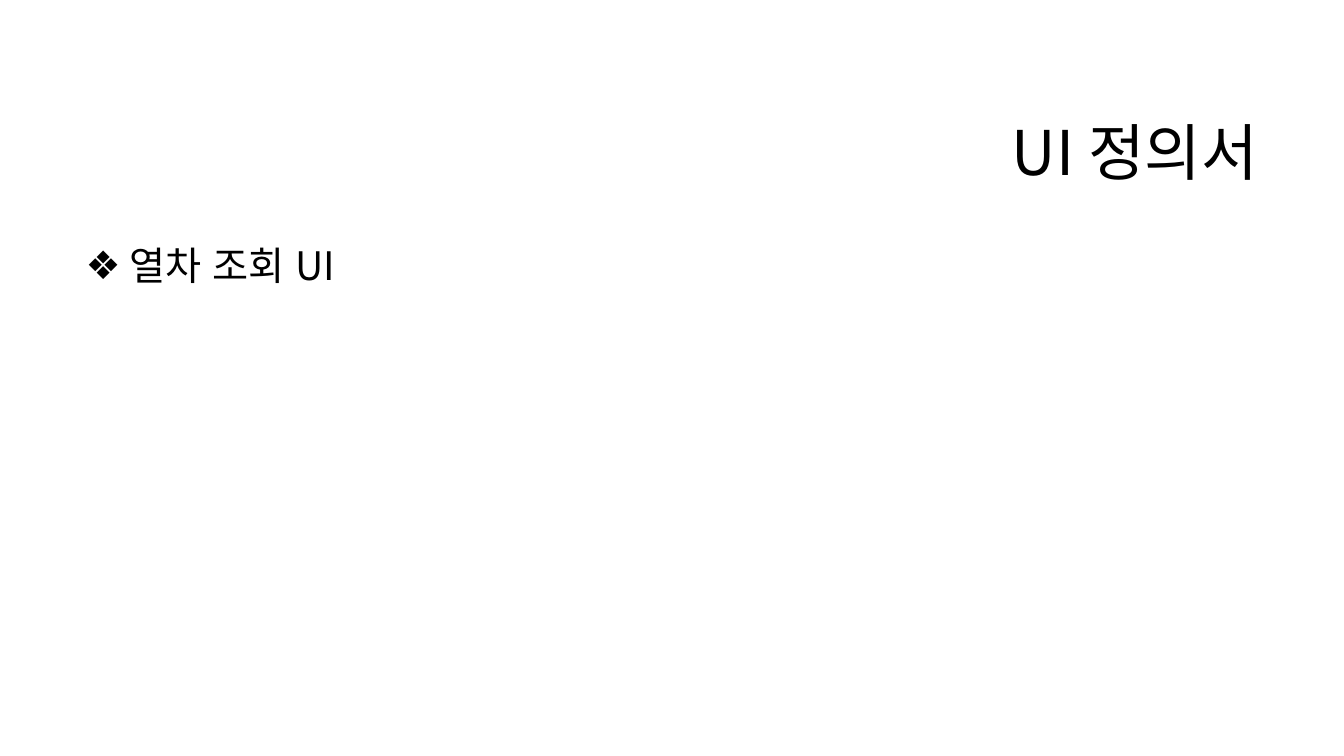
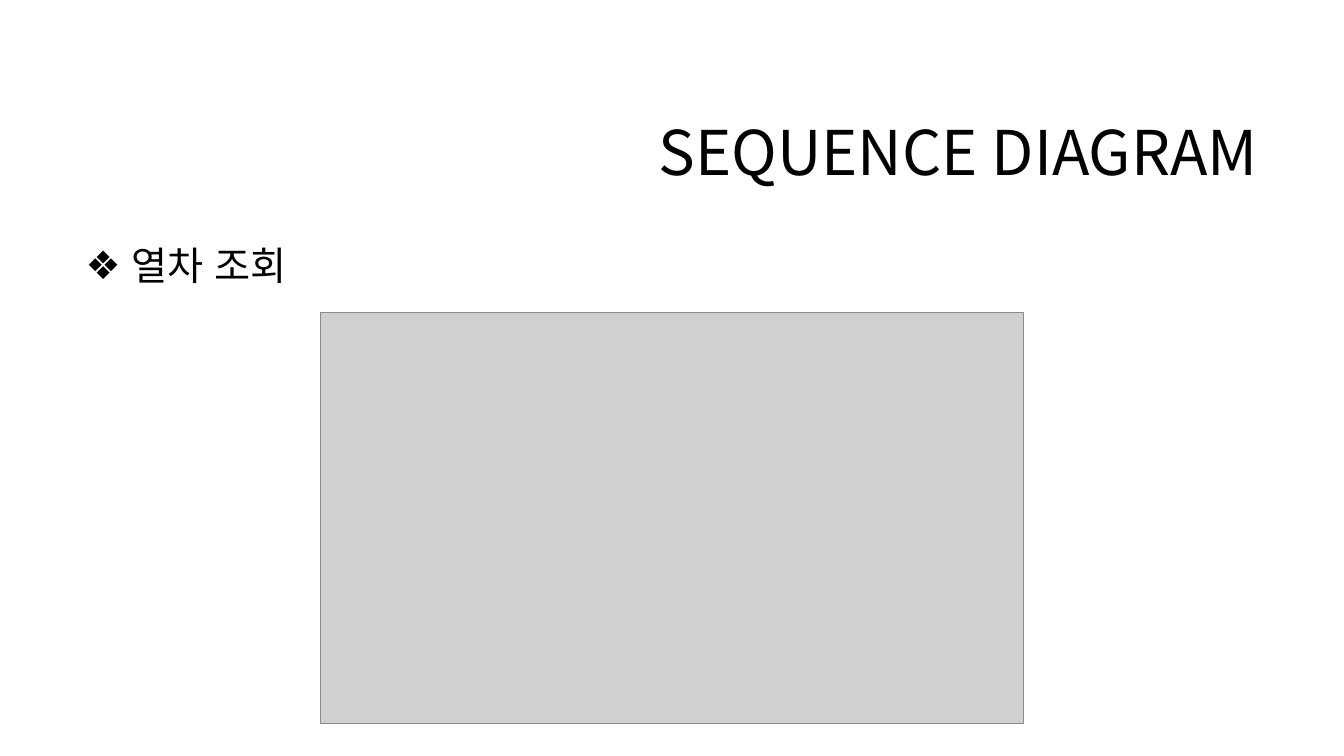
Before and after one commit to eeeeyeot/JAVATrainTicketing, a slide deck: slide 15 of 작업한 내용/기차 예매 프로그램 최종 발표.pptx (slide 16 before the commit). Drawn at 1344x756 pixels with LibreOffice and Linux fonts; fonts in the diff are those of the drawing; grey boxes stand for pictures; background and template pictures are left out. Boxes give left, top, right and bottom in pixels: in the first picture for what was removed or moved away, otherwise in the second. Text is boxed around its words. In the diff, an @@ line names an element or a change of style, - is before the commit and + after.

```diff
--- a/작업한 내용/기차 예매 프로그램 최종 발표.pptx
+++ b/작업한 내용/기차 예매 프로그램 최종 발표.pptx
@@ title at [658,129,1258,187]: text changed @@
-UI 정의서
+SEQUENCE DIAGRAM
@@ text at [132,247,287,283]: text changed @@
-❖ 열차 조회 UI
+❖ 열차 조회
@@ picture added at [321,313,1024,724] @@
```
Also in this commit, not shown: 8 other slides changed, 12 slides added, 3 slides removed, 19 other files.
